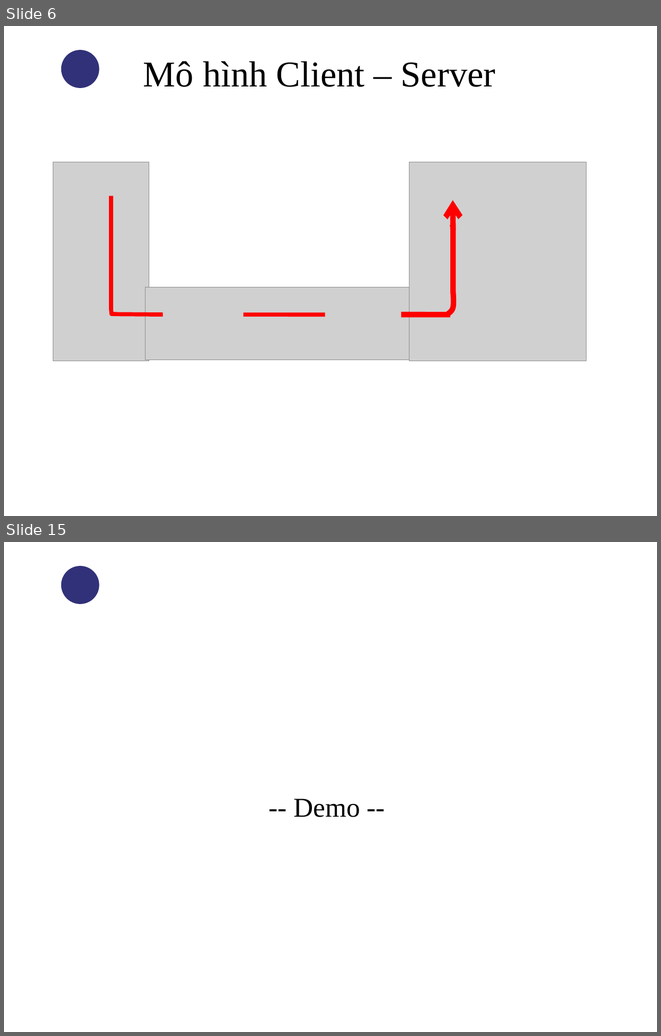
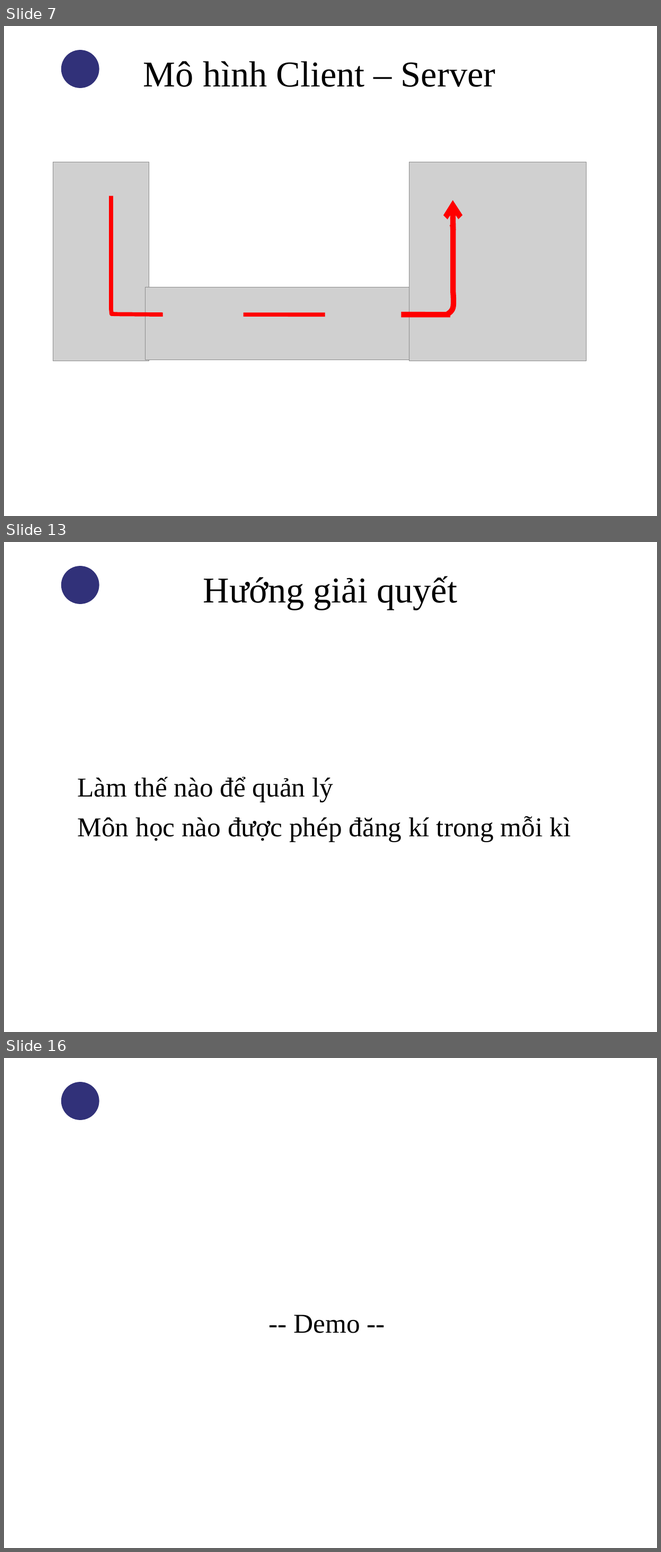
Before and after one commit to thandang/thesis-final, a slide deck: Reports/Slide bao cao.ppt. Shown one above the other, each under a label of ours: slides 6 and 15 before the commit, slides 7, 13 and 16 after it; the slides between them are not shown. The pictures are 661x1036 and 661x1552 pixels, drawn with LibreOffice and Linux fonts; fonts in the diff are those of the drawing; grey boxes stand for pictures; background and template pictures are left out. Boxes give left, top, right and bottom in pixels: in the first picture for what was removed or moved away, otherwise in the second. Text is boxed around its words. In the diff, an @@ line names an element or a change of style, - is before the commit and + after.

```diff
--- a/Reports/Slide bao cao.ppt
+++ b/Reports/Slide bao cao.ppt
@@ slide 13 added at <box>4,542,657,1032</box>, background picture (left out); not listed: 1 template element that a slide beside it also shows @@
@@ title added at <box>203,576,457,609</box>, 40 pt, text #000000 @@
+Hướng giải quyết
@@ text added at <box>78,776,571,842</box>, 30 pt, text #000000 @@
+Làm thế nào để quản lý
+Môn học nào được phép đăng kí trong mỗi kì
@@ what was slide 6 is now slide 7 @@
@@ what was slide 15 is now slide 16 @@
```
Also in this commit, not shown: 7 slides changed, 4 other slides added, 4 slides removed.
